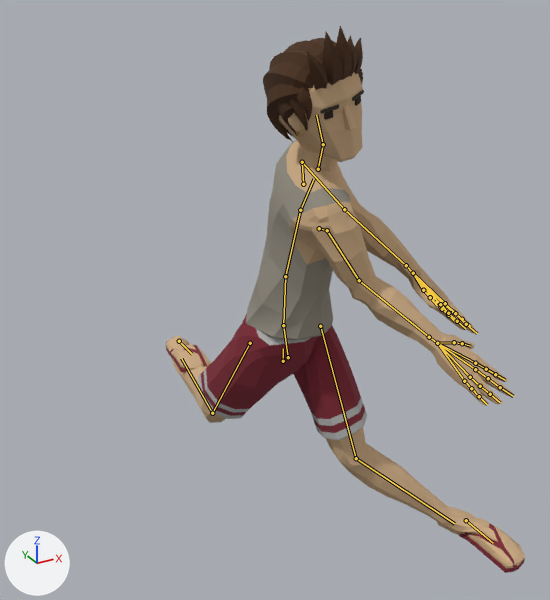
An edit to the glTF model app/src/main/assets/characters/Beach.gltf, drawn before and after from the same camera.
Before and after are seen from a camera (50 mm lens) standing at (-1.0, -1.91, 1.71) and looking at (0.01, -0.07, 0.79). The axes (+X, +Y, +Z) are drawn at lower left. The lights are the same throughout. The older version comes first. Both versions are drawn at frame 1 of the action 'Throw_FH'; the numbers are the values there. The bones that change, and the others that lie on the model, are drawn over the model as lines.

The first picture shows 'Beach_Body', 'Beach_Feet', 'Beach_Head', 'Beach_Legs'.
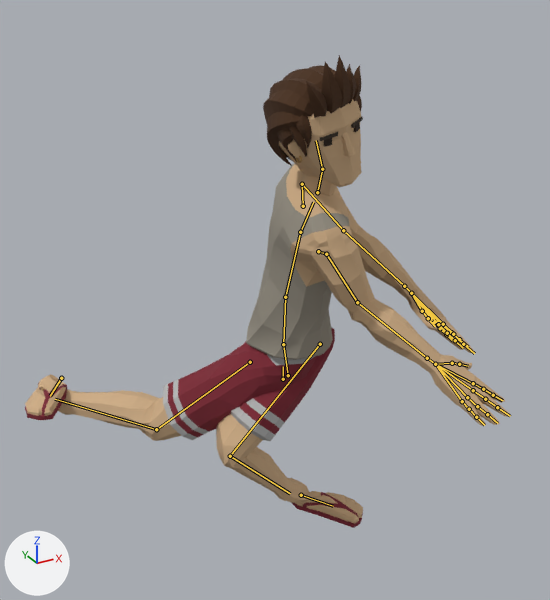
Where the change shows, as pixel boxes (x1, y1, x2, y2) in the pictures (550 x 600 px):
'Beach_Body', posed: before (246, 140, 513, 405); after (246, 163, 510, 426)
'Beach_Legs', posed (17% shorter): before (177, 314, 450, 523); after (61, 327, 335, 501)
'Beach_Head', posed: before (263, 26, 364, 172); after (263, 55, 363, 196)
'Beach_Feet', posed (35% shorter): before (166, 336, 525, 573); after (25, 374, 363, 528)
bone 'Body', root to tip: before (283, 361) to (283, 348); after (283, 379) to (283, 366)
bone 'UpperLeg.L', root to tip: before (320, 326) to (356, 458); after (320, 344) to (230, 456)
bone 'LowerLeg.L', root to tip: before (356, 458) to (454, 523); after (230, 456) to (290, 493)
bone 'UpperLeg.R', root to tip: before (250, 343) to (212, 413); after (250, 362) to (156, 429)
bone 'LowerLeg.R', root to tip: before (212, 413) to (181, 358); after (156, 429) to (55, 399)
bone 'Foot.L', root to tip: before (466, 520) to (493, 543); after (301, 495) to (333, 506)
bone 'Foot.R', root to tip: before (179, 341) to (192, 354); after (61, 378) to (50, 396)

Patch to the scene script:
```diff
--- a/app/src/main/assets/characters/Beach.gltf.py
+++ b/app/src/main/assets/characters/Beach.gltf.py
@@ bone_body @@
 bone_body = bpy.data.objects['CharacterArmature'].pose.bones['Body']  # child of 'Root'
-bone_body.location = (0.01, -0.258, 0.097)
+bone_body.location = (0.01, -0.321, 0.097)
@@ bone_upperleg_l @@
 bone_upperleg_l = bpy.data.objects['CharacterArmature'].pose.bones['UpperLeg.L']  # child of 'Body'
-bone_upperleg_l.rotation_quaternion = (0.957, -0.076, 0.194, 0.12)  # degrees (-6, 24, 13)
+bone_upperleg_l.rotation_quaternion = (-0.888, -0.42, -0.015, -0.027)  # degrees (51, 0, 4)
@@ bone_lowerleg_l @@
 bone_lowerleg_l = bpy.data.objects['CharacterArmature'].pose.bones['LowerLeg.L']  # child of 'UpperLeg.L'
-bone_lowerleg_l.rotation_quaternion = (0.892, 0.041, 0.036, -0.304)  # degrees (3, 6, -37)
+bone_lowerleg_l.rotation_quaternion = (0.673, 0.369, 0.123, -0.577)  # degrees (29, 39, -71)
@@ bone_upperleg_r @@
 bone_upperleg_r = bpy.data.objects['CharacterArmature'].pose.bones['UpperLeg.R']  # child of 'Body'
-bone_upperleg_r.rotation_quaternion = (-0.899, 0.038, -0.03, -0.319)  # degrees (-3, 5, 39)
+bone_upperleg_r.rotation_quaternion = (-0.845, 0.27, -0.001, -0.307)  # degrees (-32, 11, 37)
@@ bone_lowerleg_r @@
 bone_lowerleg_r = bpy.data.objects['CharacterArmature'].pose.bones['LowerLeg.R']  # child of 'UpperLeg.R'
-bone_lowerleg_r.rotation_quaternion = (0.906, 0.4, 0.082, -0.025)  # degrees (48, 10, 1)
+bone_lowerleg_r.rotation_quaternion = (0.912, 0.277, -0.212, 0.107)  # degrees (33, -28, 5)
@@ bone_foot_l @@
 bone_foot_l = bpy.data.objects['CharacterArmature'].pose.bones['Foot.L']  # child of 'Root'
-bone_foot_l.location = (0.396, 0.395, -0.016)
-bone_foot_l.rotation_quaternion = (1.0, 0.0, 0.0, 0.0)  # degrees (0, 0, 0)
+bone_foot_l.location = (0.0, 0.0, 0.0)
+bone_foot_l.rotation_quaternion = (0.96, 0.0, 0.001, -0.271)  # degrees (0, 0, -32)
@@ bone_foot_r @@
 bone_foot_r = bpy.data.objects['CharacterArmature'].pose.bones['Foot.R']  # child of 'Root'
-bone_foot_r.location = (0.05, -0.593, -0.386)
-bone_foot_r.rotation_quaternion = (1.0, 0.0, 0.0, 0.0)  # degrees (0, 0, 0)
+bone_foot_r.location = (-0.414, -0.526, -0.386)
+bone_foot_r.rotation_quaternion = (0.96, 0.0, -0.001, 0.271)  # degrees (0, 0, 32)
```
